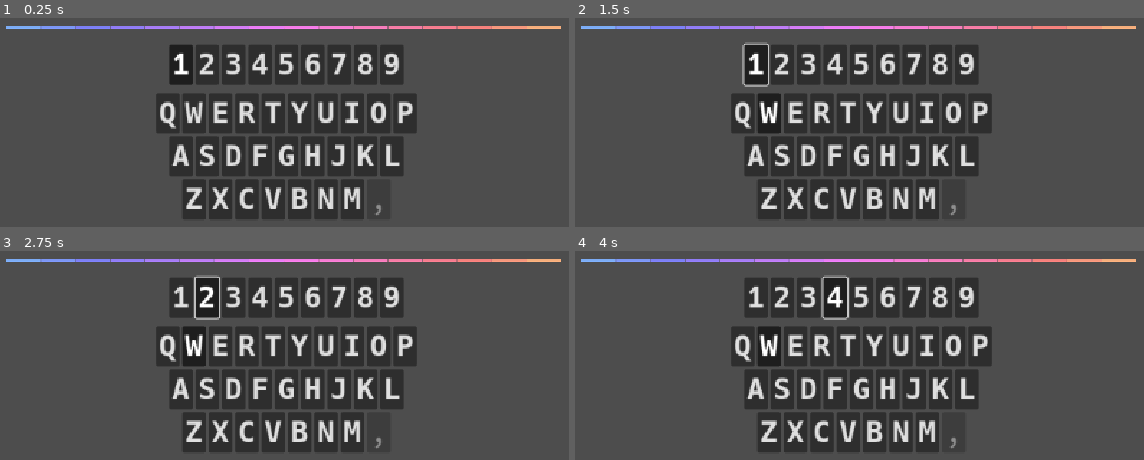
Above: before the commit, frames 1-4 (two rows, left to right).
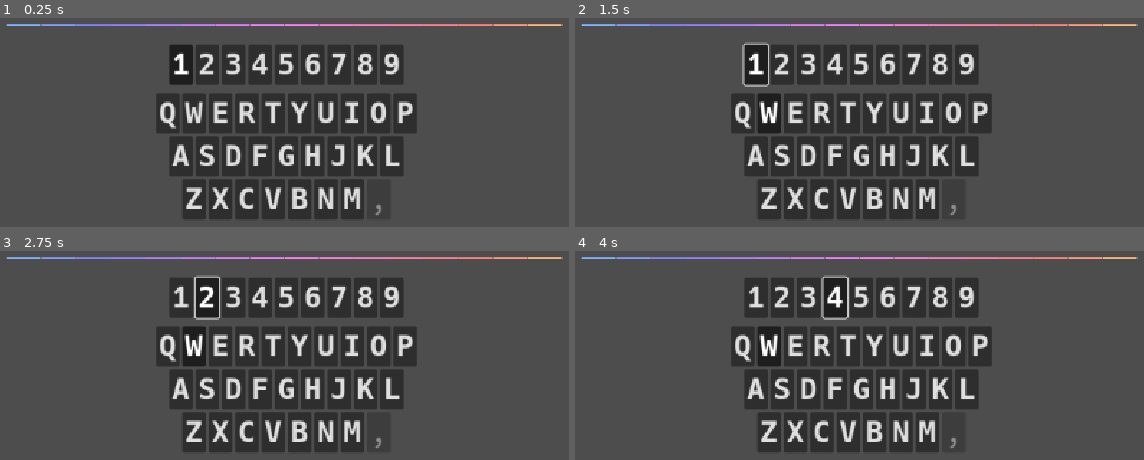
Above: after the commit, the same moments.

Repository: xefensor/pjp-game-jam-2025-1
Game: Godot game, scene res://main.tscn
Same seed, same stepped clock (60 frames per second), same inputs: the game is played once before the commit and once after it.
Inputs:
- Up to frame 1 (0.25 s): no input
- Up to frame 2 (1.5 s): click "W" at 0.5 s; click "1" at 1.25 s
- Up to frame 3 (2.75 s): click "2" at 2 s
- Up to frame 4 (4 s): click "3" at 2.75 s; click "4" at 3.5 s

The runs differ from the first frame. In frame 1, 2.3% of the frame differs, in the area x 1-99%, y 2-6%; in frame 2, 2.3%; in frame 3, 2.3%; in frame 4, 2.3%.

Commit message:
brr

Diff:
--- a/main.tscn
+++ b/main.tscn
@@ -8,7 +8,7 @@
 [ext_resource type="Resource" uid="uid://cv6troa5p5hyv" path="res://timeline_states/empty.tres" id="4_5vw27"]
 [ext_resource type="ButtonGroup" uid="uid://dwk4xvafmp4yx" path="res://keys_button_group.tres" id="6_7mycd"]
 [ext_resource type="AudioStream" uid="uid://b4orjycdsc1oe" path="res://sounds/bell.wav" id="7_272bh"]
-[ext_resource type="Script" uid="uid://cl418v4hrrpf5" path="res://node_2d.gd" id="9_kek77"]
+[ext_resource type="Script" uid="uid://cl418v4hrrpf5" path="res://spectrum.gd" id="9_kek77"]
 
 [node name="Main" type="Control"]
 layout_mode = 3
@@ -28,10 +28,10 @@
 anchor_top = 1.0
 anchor_right = 0.5
 anchor_bottom = 1.0
-offset_left = -403.0
-offset_top = -546.0
-offset_right = -403.0
-offset_bottom = -546.0
+offset_left = -402.0
+offset_top = -550.0
+offset_right = -402.0
+offset_bottom = -550.0
 grow_horizontal = 2
 grow_vertical = 0
 size_flags_horizontal = 4
--- a/node_2d.gd
+++ b/spectrum.gd
@@ -16,6 +16,11 @@
 func _draw() -> void:
 	@warning_ignore("integer_division")
 	var w := WIDTH / VU_COUNT
+
+	if not %KeyAudio.playing:
+		min_values.fill(0.0)
+		max_values.fill(0.0)
+
 	for i in VU_COUNT:
 		var min_height = min_values[i]
 		var max_height = max_values[i]
--- a/timeline_states/empty.tres
+++ b/timeline_states/empty.tres
@@ -2,8 +2,7 @@
 
 [ext_resource type="Script" uid="uid://bl104gyswunnu" path="res://State.gd" id="1_ykd8w"]
 [ext_resource type="AudioStream" uid="uid://b4orjycdsc1oe" path="res://sounds/bell.wav" id="2_ulh75"]
-
-[sub_resource type="AudioStream" id="AudioStream_ulh75"]
+[ext_resource type="AudioStream" uid="uid://dodyqmf2os4l1" path="res://sounds/group_talking.wav" id="3_j33y7"]
 
 [sub_resource type="AudioStream" id="AudioStream_j33y7"]
 
@@ -78,7 +77,7 @@
 "T": SubResource("AudioStream_ptuuj"),
 "U": SubResource("AudioStream_tsiu6"),
 "V": SubResource("AudioStream_scu8n"),
-"W": SubResource("AudioStream_ulh75"),
+"W": ExtResource("3_j33y7"),
 "X": SubResource("AudioStream_h0a65"),
 "Y": SubResource("AudioStream_8q0py"),
 "Z": SubResource("AudioStream_mtrid")
Not shown, added: sounds/group_talking.wav.import
Renamed: node_2d.gd.uid -> spectrum.gd.uid
Not shown, added: sounds/group_talking.wav
